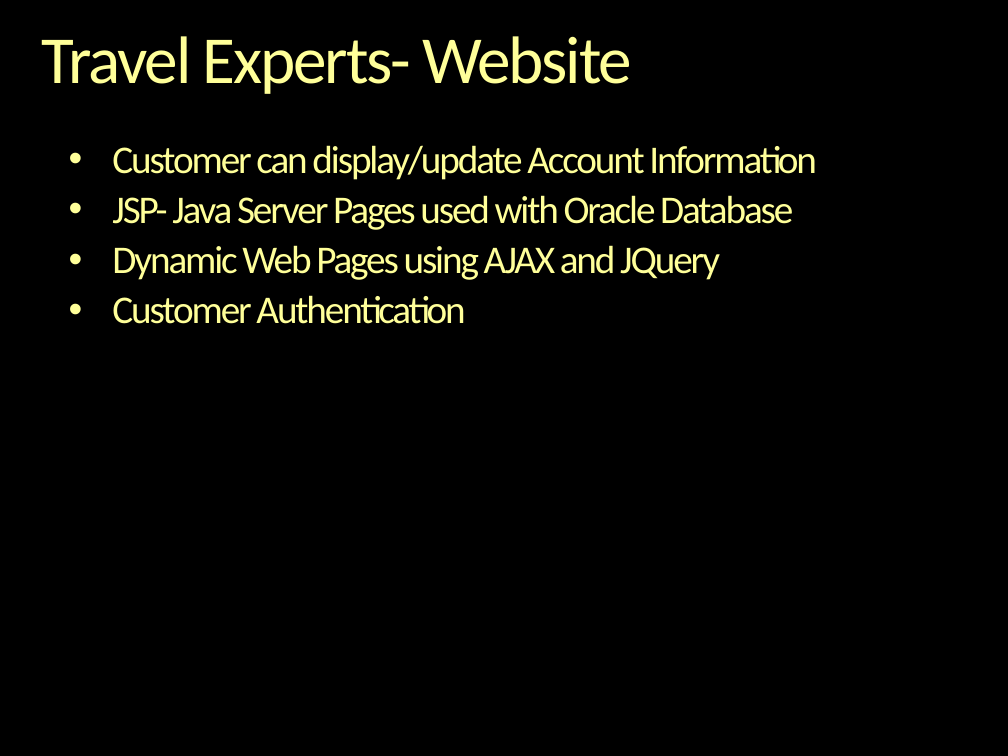
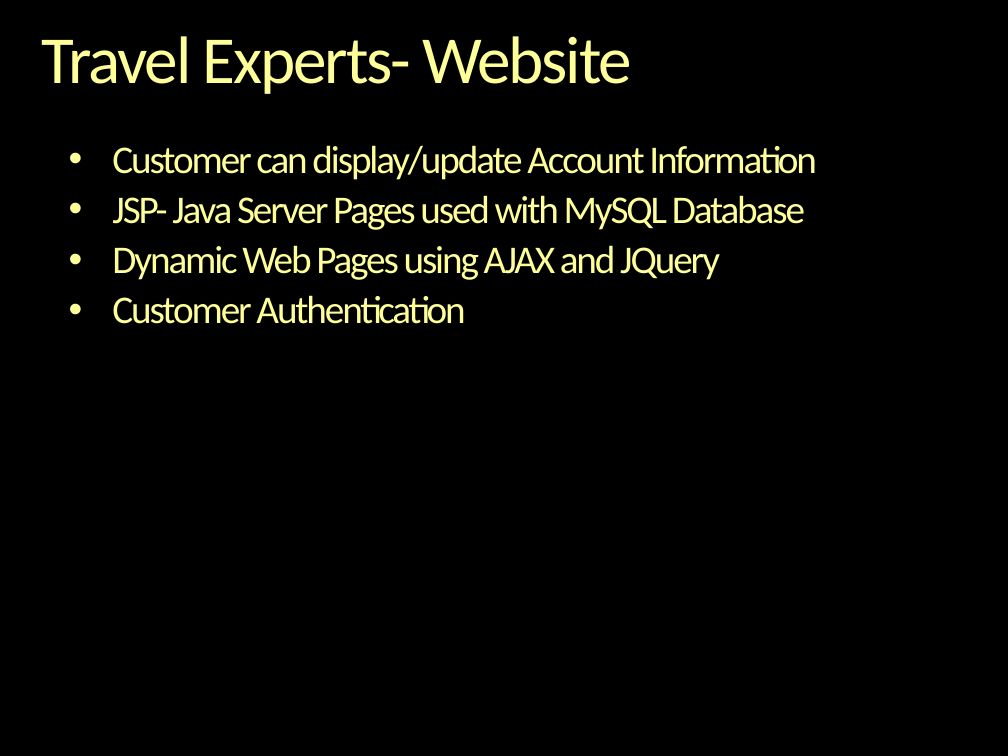
Before and after one commit to alonch/java-travels-experts, a slide deck: slide 14 of src/travelexperts/Developers.pptx. Drawn at 1008x756 pixels with LibreOffice and Linux fonts; fonts in the diff are those of the drawing; background and template pictures are left out. Boxes give left, top, right and bottom in pixels: in the first picture for what was removed or moved away, otherwise in the second. Text is boxed around its words. In the diff, an @@ line names an element or a change of style, - is before the commit and + after.

```diff
--- a/src/travelexperts/Developers.pptx
+++ b/src/travelexperts/Developers.pptx
@@ text at (x1=112, y1=195, x2=805, y2=230): text changed @@
-• JSP- Java Server Pages used with Oracle Database
+• JSP- Java Server Pages used with MySQL Database
```
Also in this commit, not shown: 4 other slides changed, 1 slide added.
